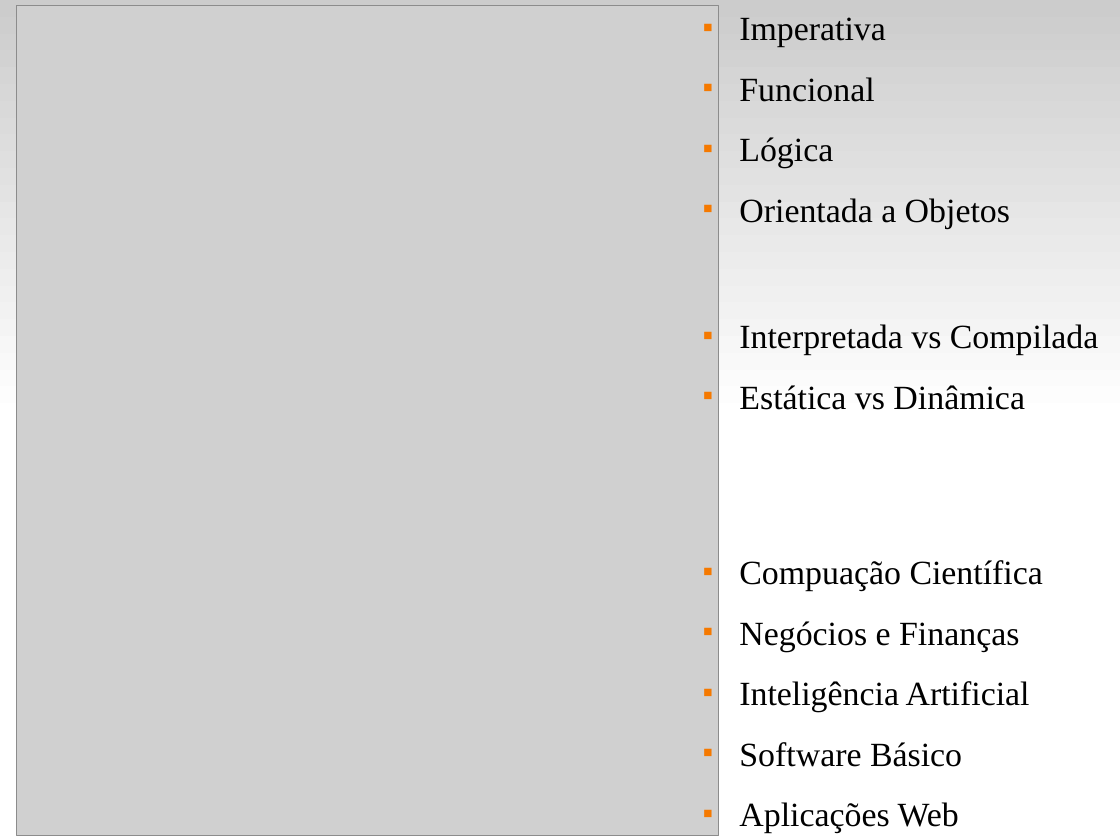
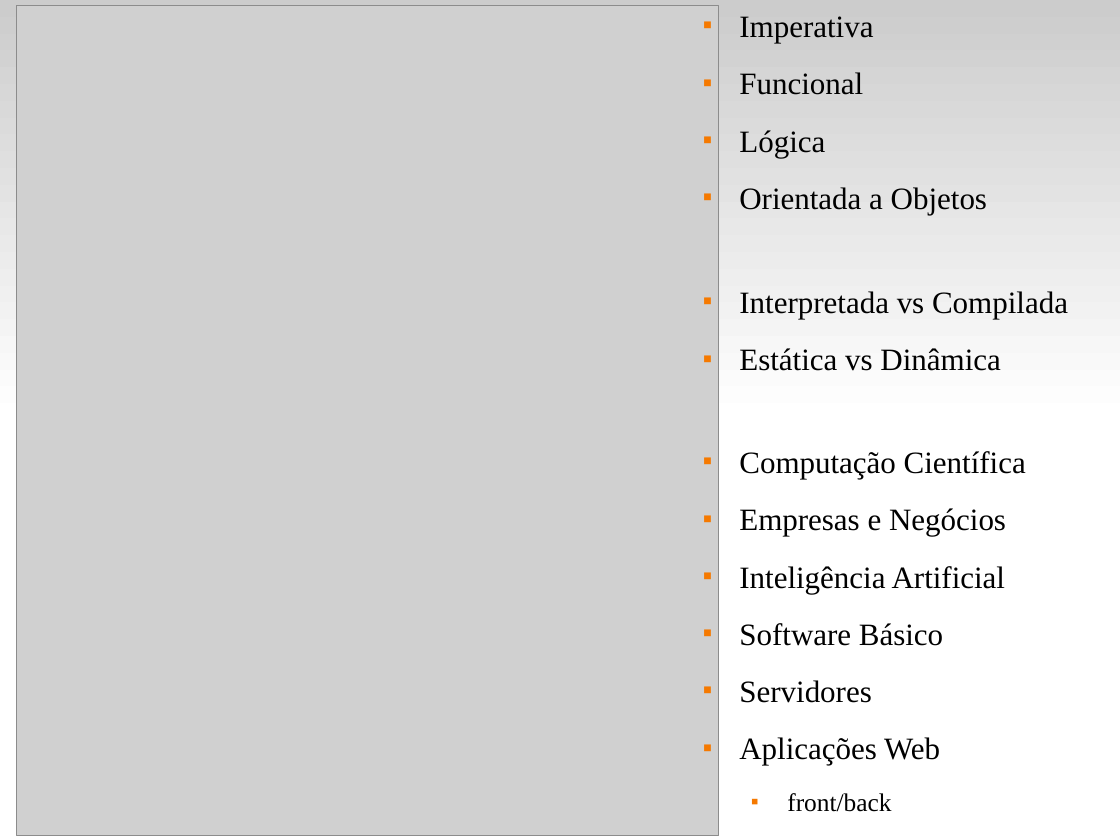
Before and after one commit to fsantanna-uerj/EDL, a slide deck: slide 3 of slides/edl-01.odp. Drawn at 1120x840 pixels with LibreOffice and Linux fonts; fonts in the diff are those of the drawing; grey boxes stand for pictures. Boxes give left, top, right and bottom in pixels: in the first picture for what was removed or moved away, otherwise in the second. Text is boxed around its words. In the diff, an @@ line names an element or a change of style, - is before the commit and + after.

```diff
--- a/slides/edl-01.odp
+++ b/slides/edl-01.odp
@@ text "Imperativa" at <box>739,16,987,215</box>: size 24 to 22 pt @@
@@ text "Interpretada vs Compilada" at <box>739,291,1068,371</box>: size 24 to 22 pt @@
@@ text "Interpretada vs Compilada": place and size @@
-text "Interpretada vs Compilada" at <box>739,324,1099,410</box>
+text "Interpretada vs Compilada" at <box>739,291,1068,371</box>
@@ text "Computação Científica": place and size @@
-text "Computação Científica" at <box>739,560,1043,834</box>
+text "Computação Científica" at <box>739,451,1026,812</box>
@@ text at <box>739,451,1026,536</box>: text changed; size 24 to 22 pt @@
-■ Compuação Científica
-■ Negócios e Finanças
+■ Computação Científica
+■ Empresas e Negócios
@@ text at <box>739,566,1005,765</box>: size 24 to 22 pt in "Inteligência Artificial", "Software Básico", "Aplicações Web" @@
@@ text at <box>739,680,871,703</box>: paragraph added @@
+■ Servidores
@@ text at <box>787,793,891,812</box>: paragraph added @@
+  ■ front/back
```
Also in this commit, not shown: 1 other slide changed, 2 slides added, 2 other files.
